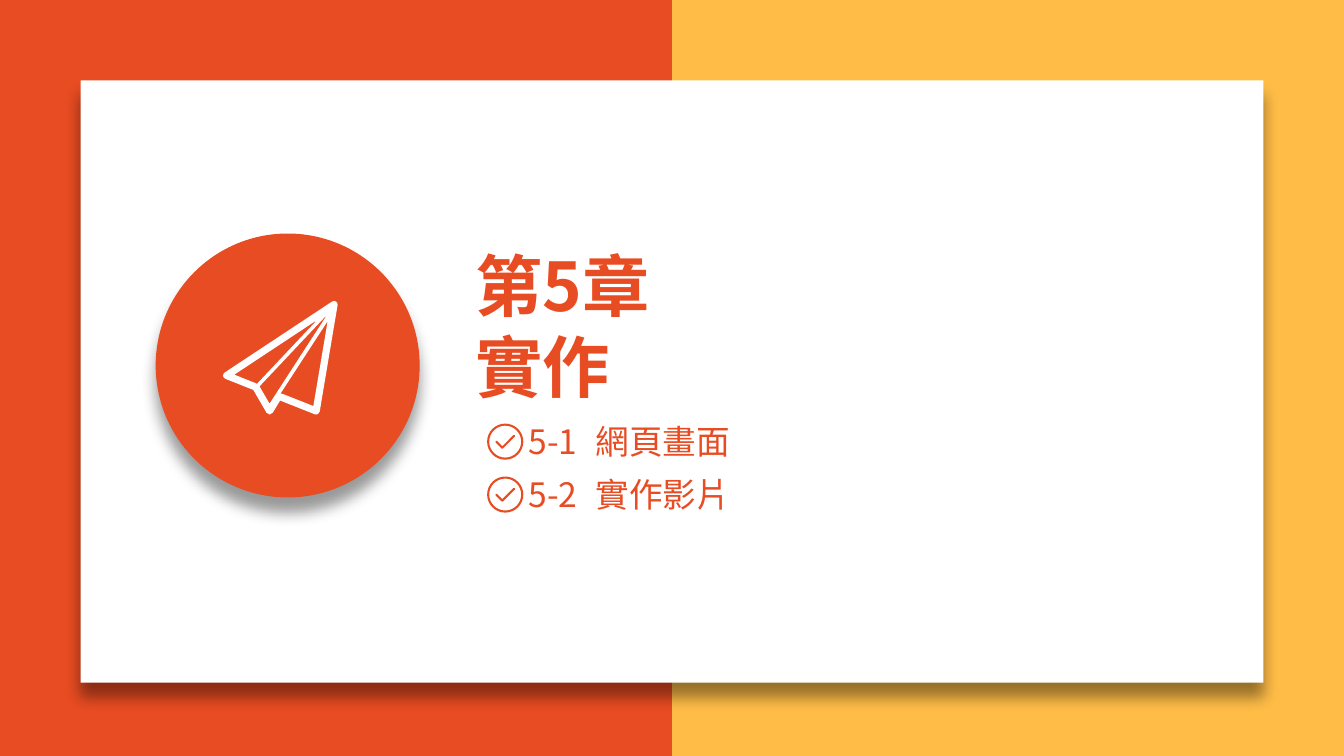
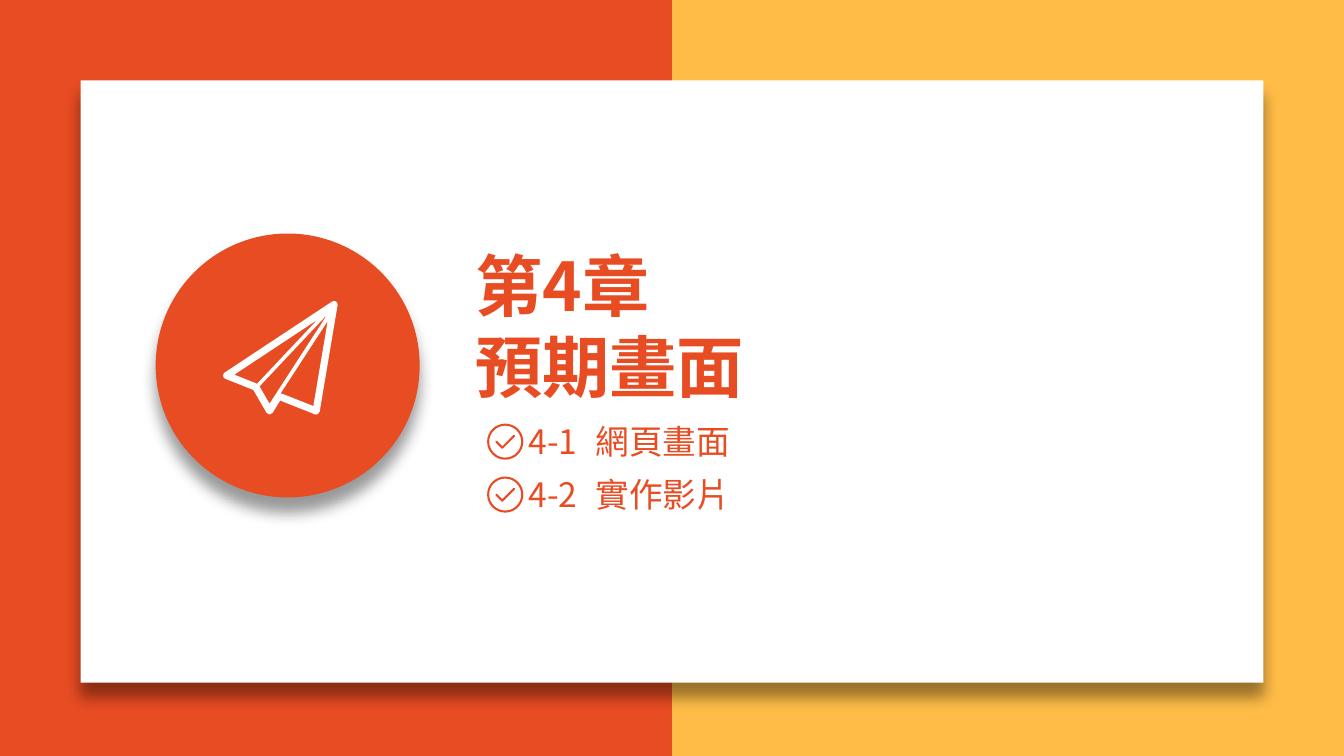
Before and after one commit to N1066442/board-game, a slide deck: slide 13 of 第109408組-AOWU桌遊GO-ppt.pptx (slide 15 before the commit). Drawn at 1344x756 pixels with LibreOffice and Linux fonts; fonts in the diff are those of the drawing. Boxes give left, top, right and bottom in pixels: in the first picture for what was removed or moved away, otherwise in the second. Text is boxed around its words. In the diff, an @@ line names an element or a change of style, - is before the commit and + after.

Commit message:
PPT

```diff
--- a/第109408組-AOWU桌遊GO-ppt.pptx
+++ b/第109408組-AOWU桌遊GO-ppt.pptx
@@ text at (475,253,744,398): text changed @@
-第5章
-實作
+第4章
+預期畫面
@@ text at (528,425,730,457): text changed @@
-5-1 網頁畫面
+4-1 網頁畫面
@@ text at (528,478,730,510): text changed @@
-5-2 實作影片
+4-2 實作影片
```
Also in this commit, not shown: 5 other slides changed, 8 slides added, 1 slide removed, 3 other files.
